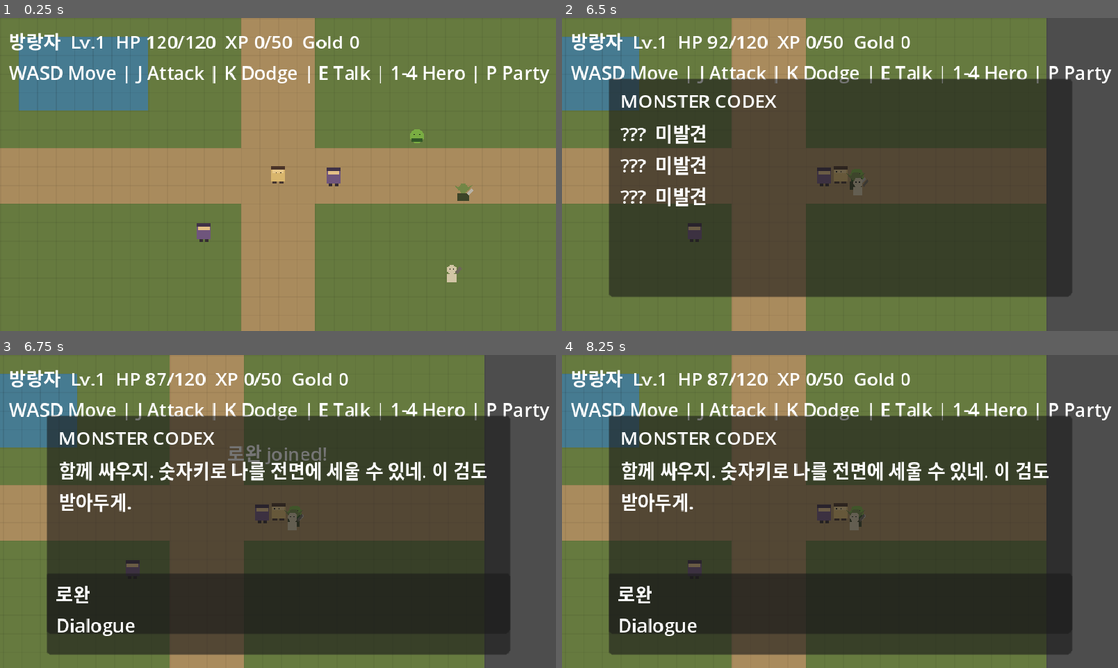
Above: before the commit, frames 1-4 (two rows, left to right).
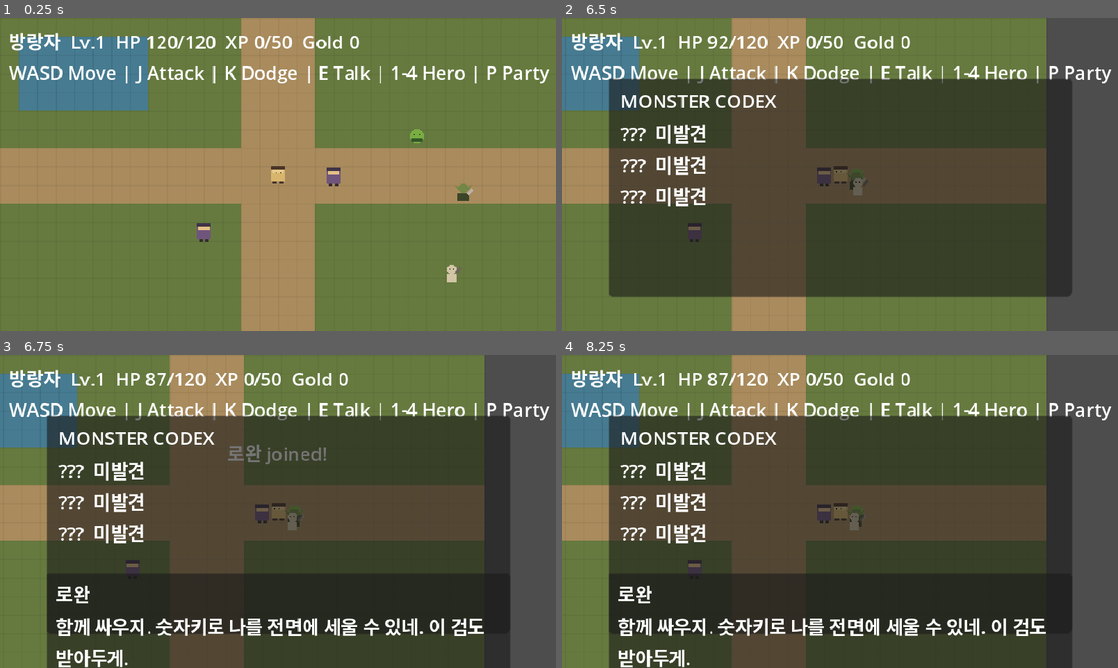
Above: after the commit, the same moments.

Repository: tjqmf14-source/rpg-game-v1
Game: Godot game, scene res://scenes/main.tscn
Two runs of this game, one before a commit and one after it. Both use one fixed random seed, a clock stepped at 60 frames per second and the inputs below.
Inputs (mouse positions are in pixels of both pictures, inside the frame that each line leads up to):
- Up to frame 1 (0.25 s): no input
- Up to frame 2 (6.5 s): tap Enter at 0.5 s; move the mouse to (962, 158) at 0.52 s; hold Right (ui_right) 0.53-1.28 s; tap E at 0.6 s; click (962, 158) at 0.67 s; tap Space at 0.77, 1.52, 3.02, 3.77, 4.52, 6.02 s; move the mouse to (728, 190) at 1.27 s; hold Down (ui_down) 1.28-2.03 s; tap J at 1.35 s; move the mouse to (895, 105) at 2.02 s; hold Right (ui_right) 2.03-2.78 s; tap K at 2.1 s; move the mouse to (812, 237) at 2.77 s; hold Up (ui_up) 2.78-3.53 s; tap 1 at 2.85 s; click (812, 237) at 2.92 s; move the mouse to (1006, 221) at 3.52 s; hold Left (ui_left) 3.53-5.03 s; tap 4 at 3.6 s; move the mouse to (673, 127) at 4.27 s; tap P at 4.35 s; move the mouse to (867, 174) at 5.02 s; hold Down (ui_down) 5.03-5.78 s; tap I at 5.1 s; click (867, 174) at 5.17 s; move the mouse to (756, 96) at 5.77 s; hold Right (ui_right) from 5.78 s (still down); tap C at 5.85 s
- Up to frame 3 (6.75 s): move the mouse to (400, 495) at 6.52 s; release Right (ui_right) at 6.53 s; hold Up (ui_up) from 6.53 s (still down); tap E at 6.6 s
- Up to frame 4 (8.25 s): tap Space at 6.77, 7.25, 7.52 s; move the mouse to (728, 527) at 7.27 s; release Up (ui_up) at 7.28 s; hold Right (ui_right) 7.28-8.03 s; tap J at 7.35 s; click (728, 527) at 7.42 s; tap Enter at 8 s; move the mouse to (895, 442) at 8.02 s; hold Down (ui_down) from 8.03 s (still down); tap K at 8.1 s

Frames 1-2 are identical in both runs. In frame 3, 8.4% of the frame differs, in the area x 8-92%, y 34-100%; in frame 4, 8.4%.

Commit message:
Harden project quality gates v0.4.1
Add runtime smoke, data integrity and gameplay regression gates; sanitize saves; fix data references and UI node conflicts; prioritize a production vertical slice.

Diff:
--- a/data/items.json
+++ b/data/items.json
@@ -2,6 +2,27 @@
   {
     "id": "wild_herb",
     "name": "야생 약초",
+    "type": "material",
+    "rarity": "common",
+    "stack_limit": 99
+  },
+  {
+    "id": "green_gel",
+    "name": "초록 젤",
+    "type": "material",
+    "rarity": "common",
+    "stack_limit": 99
+  },
+  {
+    "id": "worn_coin",
+    "name": "낡은 동전",
+    "type": "material",
+    "rarity": "common",
+    "stack_limit": 99
+  },
+  {
+    "id": "old_bone",
+    "name": "오래된 뼈",
     "type": "material",
     "rarity": "common",
     "stack_limit": 99
--- a/scenes/main.tscn
+++ b/scenes/main.tscn
@@ -173,12 +173,12 @@
 [node name="VBox" type="VBoxContainer" parent="UI/CollectionPanel/Margin"]
 layout_mode = 2
 
-[node name="Title" type="Label" parent="UI/CollectionPanel/Margin/VBox"]
+[node name="CollectionTitle" type="Label" parent="UI/CollectionPanel/Margin/VBox"]
 unique_name_in_owner = true
 layout_mode = 2
 text = "PARTY / HEROES"
 
-[node name="Body" type="Label" parent="UI/CollectionPanel/Margin/VBox"]
+[node name="CollectionBody" type="Label" parent="UI/CollectionPanel/Margin/VBox"]
 unique_name_in_owner = true
 layout_mode = 2
 text = "Collection"
--- a/scripts/core/game_state.gd
+++ b/scripts/core/game_state.gd
@@ -1,4 +1,6 @@
 extends Node
+
+const SAVE_VERSION := 3
 
 signal gold_changed(new_value: int)
 signal hero_unlocked(hero_id: String)
@@ -272,7 +274,7 @@
 
 func to_save_dict() -> Dictionary:
 	return {
-		"version": 3,
+		"version": SAVE_VERSION,
 		"gold": gold,
 		"unlocked_heroes": unlocked_heroes,
 		"current_party": current_party,
@@ -290,31 +292,16 @@
 
 
 func load_from_dict(data: Dictionary) -> void:
-	gold = int(data.get("gold", 0))
-
-	unlocked_heroes.clear()
-	for hero_id in data.get("unlocked_heroes", ["wanderer"]):
-		unlocked_heroes.append(String(hero_id))
-	if unlocked_heroes.is_empty():
-		unlocked_heroes.append("wanderer")
-
-	current_party.clear()
-	for hero_id in data.get("current_party", ["wanderer"]):
-		if String(hero_id) in unlocked_heroes:
-			current_party.append(String(hero_id))
-	if current_party.is_empty():
-		current_party.append("wanderer")
-
+	gold = maxi(0, int(data.get("gold", 0)))
+
+	unlocked_heroes = _sanitize_unlocked_heroes(data.get("unlocked_heroes", ["wanderer"]))
+	current_party = _sanitize_party(data.get("current_party", ["wanderer"]))
 	active_party_index = clampi(int(data.get("active_party_index", 0)), 0, current_party.size() - 1)
-	inventory = Dictionary(data.get("inventory", {})).duplicate(true)
-	monster_codex = Dictionary(data.get("monster_codex", {})).duplicate(true)
-	equipment = Dictionary(data.get("equipment", {})).duplicate(true)
-	world_state = Dictionary(data.get("world_state", world_state)).duplicate(true)
-	if not world_state.has("flags"):
-		world_state["flags"] = {}
-
-	for hero_id in unlocked_heroes:
-		_ensure_equipment(hero_id)
+
+	inventory = _sanitize_inventory(data.get("inventory", {}))
+	monster_codex = _sanitize_monster_codex(data.get("monster_codex", {}))
+	world_state = _sanitize_world_state(data.get("world_state", {}))
+	equipment = _sanitize_equipment(data.get("equipment", {}))
 
 	player_level = maxi(1, int(data.get("player_level", 1)))
 	experience = maxi(0, int(data.get("experience", 0)))
@@ -323,6 +310,8 @@
 	player_hp = clampi(int(data.get("player_hp", player_max_hp)), 1, player_max_hp)
 
 	dialogue_open = false
+	menu_open = false
+
 	gold_changed.emit(gold)
 	player_hp_changed.emit(player_hp, player_max_hp)
 	experience_changed.emit(experience, experience_to_next)
@@ -330,6 +319,158 @@
 	active_hero_changed.emit(get_active_hero_id())
 
 
+func _sanitize_unlocked_heroes(raw_value: Variant) -> Array[String]:
+	var result: Array[String] = ["wanderer"]
+	if typeof(raw_value) != TYPE_ARRAY:
+		return result
+
+	for raw_id in raw_value:
+		var hero_id := String(raw_id)
+		if hero_id == "wanderer":
+			continue
+		if hero_id in result:
+			continue
+		if GameDatabase.get_hero(hero_id).is_empty():
+			continue
+		result.append(hero_id)
+
+	return result
+
+
+func _sanitize_party(raw_value: Variant) -> Array[String]:
+	var result: Array[String] = []
+	if typeof(raw_value) == TYPE_ARRAY:
+		for raw_id in raw_value:
+			var hero_id := String(raw_id)
+			if hero_id not in unlocked_heroes:
+				continue
+			if hero_id in result:
+				continue
+			result.append(hero_id)
+			if result.size() >= 4:
+				break
+
+	if result.is_empty():
+		result.append("wanderer")
+	return result
+
+
+func _sanitize_inventory(raw_value: Variant) -> Dictionary:
+	var result: Dictionary = {}
+	if typeof(raw_value) != TYPE_DICTIONARY:
+		return result
+
+	var raw: Dictionary = raw_value
+	for raw_id in raw.keys():
+		var item_id := String(raw_id)
+		var amount := int(raw[raw_id])
+		if amount <= 0:
+			continue
+		if GameDatabase.get_item(item_id).is_empty():
+			continue
+		var stack_limit := maxi(1, int(GameDatabase.get_item(item_id).get("stack_limit", 99)))
+		result[item_id] = mini(amount, stack_limit)
+
+	return result
+
+
+func _sanitize_monster_codex(raw_value: Variant) -> Dictionary:
+	var result: Dictionary = {}
+	if typeof(raw_value) != TYPE_DICTIONARY:
+		return result
+
+	var raw: Dictionary = raw_value
+	for raw_id in raw.keys():
+		var monster_id := String(raw_id)
+		var defeats := int(raw[raw_id])
+		if defeats <= 0:
+			continue
+		if GameDatabase.get_monster(monster_id).is_empty():
+			continue
+		result[monster_id] = defeats
+
+	return result
+
+
+func _sanitize_world_state(raw_value: Variant) -> Dictionary:
+	var result: Dictionary = {
+		"map_id": "bootstrap_meadow",
+		"player_x": 240.0,
+		"player_y": 135.0,
+		"flags": {}
+	}
+
+	if typeof(raw_value) != TYPE_DICTIONARY:
+		return result
+
+	var raw: Dictionary = raw_value
+	result["map_id"] = String(raw.get("map_id", "bootstrap_meadow"))
+	result["player_x"] = clampf(float(raw.get("player_x", 240.0)), -100000.0, 100000.0)
+	result["player_y"] = clampf(float(raw.get("player_y", 135.0)), -100000.0, 100000.0)
+
+	var clean_flags: Dictionary = {}
+	var raw_flags = raw.get("flags", {})
+	if typeof(raw_flags) == TYPE_DICTIONARY:
+		for raw_flag in raw_flags.keys():
+			if bool(raw_flags[raw_flag]):
+				clean_flags[String(raw_flag)] = true
+	result["flags"] = clean_flags
+
+	return result
+
+
+func _sanitize_equipment(raw_value: Variant) -> Dictionary:
+	var result: Dictionary = {}
+	var raw: Dictionary = {}
+	if typeof(raw_value) == TYPE_DICTIONARY:
+		raw = raw_value
+
+	for hero_id in unlocked_heroes:
+		var clean: Dictionary = {
+			"weapon": "",
+			"armor": "",
+			"relics": []
+		}
+		var hero_raw: Dictionary = {}
+		if raw.has(hero_id) and typeof(raw[hero_id]) == TYPE_DICTIONARY:
+			hero_raw = raw[hero_id]
+
+		var weapon_id := String(hero_raw.get("weapon", ""))
+		if _is_owned_equipment_type(weapon_id, "weapon"):
+			clean["weapon"] = weapon_id
+
+		var armor_id := String(hero_raw.get("armor", ""))
+		if _is_owned_equipment_type(armor_id, "armor"):
+			clean["armor"] = armor_id
+
+		var relics: Array[String] = []
+		var raw_relics = hero_raw.get("relics", [])
+		if typeof(raw_relics) == TYPE_ARRAY:
+			for raw_relic_id in raw_relics:
+				var relic_id := String(raw_relic_id)
+				if relic_id in relics:
+					continue
+				if not _is_owned_equipment_type(relic_id, "relic"):
+					continue
+				relics.append(relic_id)
+				if relics.size() >= 2:
+					break
+		clean["relics"] = relics
+
+		result[hero_id] = clean
+
+	return result
+
+
+func _is_owned_equipment_type(item_id: String, expected_type: String) -> bool:
+	if item_id.is_empty() or get_item_amount(item_id) <= 0:
+		return false
+	var item := GameDatabase.get_item(item_id)
+	if item.is_empty():
+		return false
+	return String(item.get("type", "")) == expected_type
+
+
 func _ensure_equipment(hero_id: String) -> void:
 	if equipment.has(hero_id):
 		return
--- a/scripts/core/save_manager.gd
+++ b/scripts/core/save_manager.gd
@@ -2,10 +2,11 @@
 
 const SAVE_DIR := "user://saves"
 const DEFAULT_SLOT := "autosave"
+const MAX_SAVE_BYTES := 1048576
 
 
 func save_game(slot: String = DEFAULT_SLOT) -> bool:
-	if slot.is_empty():
+	if not _is_valid_slot(slot):
 		return false
 
 	var absolute_dir := ProjectSettings.globalize_path(SAVE_DIR)
@@ -14,18 +15,25 @@
 		push_error("SaveManager: failed to create save directory")
 		return false
 
+	var payload := GameState.to_save_dict()
+	var json_text := JSON.stringify(payload, "\t")
+	if json_text.to_utf8_buffer().size() > MAX_SAVE_BYTES:
+		push_error("SaveManager: save payload exceeds size limit")
+		return false
+
 	var path := "%s/%s.json" % [SAVE_DIR, slot]
 	var file := FileAccess.open(path, FileAccess.WRITE)
 	if file == null:
 		push_error("SaveManager: failed to open save file for writing")
 		return false
 
-	file.store_string(JSON.stringify(GameState.to_save_dict(), "\t"))
+	file.store_string(json_text)
+	file.flush()
 	return true
 
 
 func load_game(slot: String = DEFAULT_SLOT) -> bool:
-	if slot.is_empty():
+	if not _is_valid_slot(slot):
 		return false
 
 	var path := "%s/%s.json" % [SAVE_DIR, slot]
@@ -35,11 +43,28 @@
 	var file := FileAccess.open(path, FileAccess.READ)
 	if file == null:
 		return false
+	if file.get_length() <= 0 or file.get_length() > MAX_SAVE_BYTES:
+		push_error("SaveManager: invalid save file size")
+		return false
 
 	var parsed = JSON.parse_string(file.get_as_text())
 	if typeof(parsed) != TYPE_DICTIONARY:
 		push_error("SaveManager: invalid save data")
 		return false
 
+	var version := int(parsed.get("version", 1))
+	if version < 1 or version > GameState.SAVE_VERSION:
+		push_error("SaveManager: unsupported save version %d" % version)
+		return false
+
 	GameState.load_from_dict(parsed)
 	return true
+
+
+func _is_valid_slot(slot: String) -> bool:
+	if slot.is_empty() or slot.length() > 48:
+		return false
+	for character in slot:
+		if not (character.is_valid_identifier() or character.is_valid_int() or character == "-" or character == "_"):
+			return false
+	return true
--- a/scripts/ui/collection_panel.gd
+++ b/scripts/ui/collection_panel.gd
@@ -1,8 +1,8 @@
 extends PanelContainer
 class_name CollectionPanel
 
-@onready var title_label: Label = %Title
-@onready var body_label: Label = %Body
+@onready var title_label: Label = %CollectionTitle
+@onready var body_label: Label = %CollectionBody
 
 var mode: String = "party"
 
--- /dev/null
+++ b/tests/data_integrity_test.gd
@@ -0,0 +1,137 @@
+extends SceneTree
+
+var failures: Array[String] = []
+
+
+func _init() -> void:
+	call_deferred("_run_tests")
+
+
+func _run_tests() -> void:
+	var heroes := _load_array("res://data/heroes.json")
+	var monsters := _load_array("res://data/monsters.json")
+	var items := _load_array("res://data/items.json")
+
+	var hero_index := _index_records("heroes", heroes)
+	var monster_index := _index_records("monsters", monsters)
+	var item_index := _index_records("items", items)
+
+	_validate_heroes(hero_index)
+	_validate_monsters(monster_index, item_index)
+	_validate_items(item_index)
+
+	_finish()
+
+
+func _load_array(path: String) -> Array:
+	if not FileAccess.file_exists(path):
+		failures.append("Missing data file: %s" % path)
+		return []
+
+	var file := FileAccess.open(path, FileAccess.READ)
+	if file == null:
+		failures.append("Cannot open data file: %s" % path)
+		return []
+
+	var parsed = JSON.parse_string(file.get_as_text())
+	if typeof(parsed) != TYPE_ARRAY:
+		failures.append("Data root must be an array: %s" % path)
+		return []
+
+	return parsed
+
+
+func _index_records(label: String, records: Array) -> Dictionary:
+	var indexed: Dictionary = {}
+	for record in records:
+		if typeof(record) != TYPE_DICTIONARY:
+			failures.append("%s contains a non-dictionary record" % label)
+			continue
+
+		var record_id := String(record.get("id", ""))
+		if record_id.is_empty():
+			failures.append("%s contains an empty id" % label)
+			continue
+		if indexed.has(record_id):
+			failures.append("%s contains duplicate id: %s" % [label, record_id])
+			continue
+		if String(record.get("name", "")).is_empty():
+			failures.append("%s/%s is missing name" % [label, record_id])
+
+		indexed[record_id] = record
+
+	return indexed
+
+
+func _validate_heroes(heroes: Dictionary) -> void:
+	if not heroes.has("wanderer"):
+		failures.append("Starter hero 'wanderer' is missing")
+
+	for hero_id in heroes:
+		var hero: Dictionary = heroes[hero_id]
+		var stats = hero.get("base_stats", {})
+		if typeof(stats) != TYPE_DICTIONARY:
+			failures.append("Hero %s has invalid base_stats" % hero_id)
+			continue
+		for stat_name in ["hp", "attack", "defense", "speed"]:
+			if int(stats.get(stat_name, 0)) <= 0:
+				failures.append("Hero %s has invalid %s" % [hero_id, stat_name])
+
+
+func _validate_monsters(monsters: Dictionary, items: Dictionary) -> void:
+	for monster_id in monsters:
+		var monster: Dictionary = monsters[monster_id]
+		var stats = monster.get("base_stats", {})
+		if typeof(stats) != TYPE_DICTIONARY:
+			failures.append("Monster %s has invalid base_stats" % monster_id)
+		else:
+			for stat_name in ["hp", "attack", "defense", "speed"]:
+				if int(stats.get(stat_name, 0)) <= 0:
+					failures.append("Monster %s has invalid %s" % [monster_id, stat_name])
+
+		var drops = monster.get("drops", [])
+		if typeof(drops) != TYPE_ARRAY:
+			failures.append("Monster %s drops must be an array" % monster_id)
+			continue
+		for raw_drop_id in drops:
+			var drop_id := String(raw_drop_id)
+			if not items.has(drop_id):
+				failures.append("Monster %s references missing drop item: %s" % [monster_id, drop_id])
+
+
+func _validate_items(items: Dictionary) -> void:
+	var valid_types := [
+		"material",
+		"relic_material",
+		"weapon",
+		"armor",
+		"relic",
+		"consumable",
+		"quest"
+	]
+
+	for item_id in items:
+		var item: Dictionary = items[item_id]
+		var item_type := String(item.get("type", ""))
+		if item_type not in valid_types:
+			failures.append("Item %s has invalid type: %s" % [item_id, item_type])
+		if int(item.get("stack_limit", 0)) <= 0:
+			failures.append("Item %s has invalid stack_limit" % item_id)
+
+		var stats = item.get("stats", {})
+		if typeof(stats) == TYPE_DICTIONARY:
+			for stat_name in stats:
+				if int(stats[stat_name]) < 0:
+					failures.append("Item %s has negative stat %s" % [item_id, stat_name])
+
+
+func _finish() -> void:
+	if failures.is_empty():
+		print("DATA INTEGRITY TEST PASS")
+		quit(0)
+		return
+
+	for failure in failures:
+		push_error(failure)
+	print("DATA INTEGRITY TEST FAIL: %d issue(s)" % failures.size())
+	quit(1)
--- /dev/null
+++ b/tests/gameplay_regression_runner.gd
@@ -0,0 +1,156 @@
+extends Node
+
+var failures: Array[String] = []
+
+
+func _ready() -> void:
+	GameDatabase.reload()
+	_test_clean_state()
+	_test_collection_and_equipment()
+	_test_progression()
+	_test_corrupt_save_sanitization()
+	_test_save_round_trip()
+	_finish()
+
+
+func _reset_state() -> void:
+	GameState.load_from_dict({
+		"version": GameState.SAVE_VERSION,
+		"unlocked_heroes": ["wanderer"],
+		"current_party": ["wanderer"],
+		"inventory": {},
+		"monster_codex": {},
+		"equipment": {},
+		"world_state": {
+			"map_id": "bootstrap_meadow",
+			"player_x": 240.0,
+			"player_y": 135.0,
+			"flags": {}
+		}
+	})
+
+
+func _test_clean_state() -> void:
+	_reset_state()
+	_expect(GameState.get_active_hero_id() == "wanderer", "Starter hero must be active")
+	_expect(GameState.current_party.size() == 1, "Clean party must contain exactly one hero")
+	_expect(GameState.gold == 0, "Clean gold must be zero")
+	_expect(GameState.player_hp == GameState.player_max_hp, "Clean HP must be full")
+
+
+func _test_collection_and_equipment() -> void:
+	_reset_state()
+
+	_expect(GameState.unlock_hero("rowan_knight"), "Rowan should unlock")
+	_expect(not GameState.unlock_hero("rowan_knight"), "Duplicate hero unlock must fail")
+	_expect(not GameState.unlock_hero("missing_hero"), "Unknown hero unlock must fail")
+	_expect("rowan_knight" in GameState.current_party, "Unlocked Rowan should join available party slot")
+
+	GameState.add_item("traveler_sword", 1)
+	_expect(GameState.get_item_amount("traveler_sword") == 1, "Known item should enter inventory")
+	GameState.add_item("missing_item", 10)
+	_expect(GameState.get_item_amount("missing_item") == 0, "Unknown item must be rejected")
+	_expect(GameState.equip_item("rowan_knight", "traveler_sword"), "Owned weapon should equip")
+	_expect(GameState.get_equipped_stat_bonus("rowan_knight", "attack") == 4, "Weapon attack bonus must apply")
+
+	GameState.record_monster_defeat("meadow_slime")
+	GameState.record_monster_defeat("meadow_slime")
+	GameState.record_monster_defeat("missing_monster")
+	_expect(GameState.get_monster_defeats("meadow_slime") == 2, "Monster codex must count valid defeats")
+	_expect(GameState.get_monster_defeats("missing_monster") == 0, "Unknown monster must not enter codex")
+
+
+func _test_progression() -> void:
+	_reset_state()
+	var old_max_hp := GameState.player_max_hp
+	GameState.add_experience(GameState.experience_to_next)
+	_expect(GameState.player_level == 2, "Enough XP should level player")
+	_expect(GameState.experience == 0, "Exact level threshold should leave zero XP")
+	_expect(GameState.player_max_hp == old_max_hp + 10, "Level-up should increase max HP")
+	_expect(GameState.player_hp == GameState.player_max_hp, "Level-up should heal to full")
+
+
+func _test_corrupt_save_sanitization() -> void:
+	GameState.dialogue_open = true
+	GameState.menu_open = true
+	GameState.load_from_dict({
+		"version": GameState.SAVE_VERSION,
+		"gold": -500,
+		"unlocked_heroes": ["wanderer", "missing_hero", "wanderer", "rowan_knight"],
+		"current_party": ["missing_hero", "rowan_knight", "rowan_knight", "wanderer"],
+		"active_party_index": 99,
+		"inventory": {
+			"traveler_sword": 7,
+			"wind_charm": 1,
+			"wild_herb": -4,
+			"missing_item": 99
+		},
+		"monster_codex": {
+			"meadow_slime": 3,
+			"missing_monster": 8
+		},
+		"equipment": {
+			"rowan_knight": {
+				"weapon": "traveler_sword",
+				"armor": "missing_item",
+				"relics": ["wind_charm", "wind_charm", "missing_item"]
+			}
+		},
+		"world_state": {
+			"map_id": "bootstrap_meadow",
+			"player_x": 999999999.0,
+			"player_y": -999999999.0,
+			"flags": {"valid_flag": true, "false_flag": false}
+		}
+	})
+
+	_expect(GameState.gold == 0, "Negative gold must be sanitized")
+	_expect(GameState.unlocked_heroes == ["wanderer", "rowan_knight"], "Invalid and duplicate heroes must be removed")
+	_expect(GameState.current_party == ["rowan_knight", "wanderer"], "Party must remove invalid and duplicate heroes")
+	_expect(GameState.active_party_index == 1, "Active party index must be clamped")
+	_expect(GameState.get_item_amount("traveler_sword") == 1, "Inventory must respect stack_limit")
+	_expect(GameState.get_item_amount("wild_herb") == 0, "Negative inventory amount must be removed")
+	_expect(GameState.get_item_amount("missing_item") == 0, "Unknown inventory item must be removed")
+	_expect(GameState.get_monster_defeats("meadow_slime") == 3, "Valid codex progress must survive")
+	_expect(GameState.get_monster_defeats("missing_monster") == 0, "Invalid codex entry must be removed")
+
+	var gear := GameState.get_equipment("rowan_knight")
+	_expect(String(gear.get("weapon", "")) == "traveler_sword", "Valid owned weapon must survive sanitation")
+	_expect(String(gear.get("armor", "")).is_empty(), "Invalid armor must be removed")
+	var relics: Array = gear.get("relics", [])
+	_expect(relics.size() == 1 and String(relics[0]) == "wind_charm", "Relics must be valid unique and capped")
+	_expect(GameState.get_player_position() == Vector2(100000.0, -100000.0), "Extreme player position must be clamped")
+	_expect(not GameState.dialogue_open and not GameState.menu_open, "Transient UI state must reset on load")
+
+
+func _test_save_round_trip() -> void:
+	_reset_state()
+	GameState.add_gold(37)
+	GameState.add_item("wild_herb", 2)
+
+	_expect(not SaveManager.save_game("../invalid"), "Unsafe save slot must be rejected")
+	_expect(SaveManager.save_game("ci-regression"), "Regression save should succeed")
+
+	GameState.add_gold(1000)
+	GameState.add_item("wild_herb", 10)
+
+	_expect(SaveManager.load_game("ci-regression"), "Regression load should succeed")
+	_expect(GameState.gold == 37, "Save/load must restore gold")
+	_expect(GameState.get_item_amount("wild_herb") == 2, "Save/load must restore inventory")
+
+
+func _expect(condition: bool, message: String) -> void:
+	if not condition:
+		failures.append(message)
+
+
+func _finish() -> void:
+	if failures.is_empty():
+		print("GAMEPLAY REGRESSION TEST PASS")
+		get_tree().quit(0)
+		return
+
+	for failure in failures:
+		push_error(failure)
+	print("GAMEPLAY REGRESSION TEST FAIL: %d issue(s)" % failures.size())
+	get_tree().quit(1)
--- /dev/null
+++ b/tests/gameplay_regression_runner.tscn
@@ -0,0 +1,6 @@
+[gd_scene load_steps=2 format=3]
+
+[ext_resource type="Script" path="res://tests/gameplay_regression_runner.gd" id="1"]
+
+[node name="GameplayRegressionRunner" type="Node"]
+script = ExtResource("1")
--- /dev/null
+++ b/tests/smoke_runner.gd
@@ -0,0 +1,60 @@
+extends Node
+
+var failures: Array[String] = []
+
+
+func _ready() -> void:
+	GameDatabase.reload()
+	_check_database()
+	_check_main_scene()
+	await get_tree().process_frame
+	await get_tree().process_frame
+	_finish()
+
+
+func _check_database() -> void:
+	if GameDatabase.heroes.is_empty():
+		failures.append("GameDatabase heroes failed to load")
+	if GameDatabase.monsters.is_empty():
+		failures.append("GameDatabase monsters failed to load")
+	if GameDatabase.items.is_empty():
+		failures.append("GameDatabase items failed to load")
+
+
+func _check_main_scene() -> void:
+	var packed := load("res://scenes/main.tscn") as PackedScene
+	if packed == null:
+		failures.append("Main scene failed to load")
+		return
+
+	var instance := packed.instantiate()
+	if instance == null:
+		failures.append("Main scene failed to instantiate")
+		return
+
+	add_child(instance)
+
+	var player := instance.get_node_or_null("Player")
+	var slime := instance.get_node_or_null("Slime")
+	var collection_panel := instance.get_node_or_null("UI/CollectionPanel")
+
+	if instance.get_script() == null:
+		failures.append("Main root script is missing or failed to compile")
+	if player == null or player.get_script() == null or not player.has_method("take_damage"):
+		failures.append("Player script is missing or failed to compile")
+	if slime == null or slime.get_script() == null or not slime.has_method("take_damage"):
+		failures.append("Enemy script is missing or failed to compile")
+	if collection_panel == null or collection_panel.get_script() == null:
+		failures.append("Collection panel script is missing or failed to compile")
+
+
+func _finish() -> void:
+	if failures.is_empty():
+		print("RUNTIME SMOKE TEST PASS")
+		get_tree().quit(0)
+		return
+
+	for failure in failures:
+		push_error(failure)
+	print("RUNTIME SMOKE TEST FAIL: %d issue(s)" % failures.size())
+	get_tree().quit(1)
--- /dev/null
+++ b/tests/smoke_runner.tscn
@@ -0,0 +1,6 @@
+[gd_scene load_steps=2 format=3]
+
+[ext_resource type="Script" path="res://tests/smoke_runner.gd" id="1"]
+
+[node name="SmokeRunner" type="Node"]
+script = ExtResource("1")
--- a/tests/smoke_test.gd
+++ /dev/null
@@ -1,64 +0,0 @@
-extends SceneTree
-
-var failures: Array[String] = []
-
-
-func _init() -> void:
-	_check_required_file("res://project.godot")
-	_check_required_file("res://scenes/main.tscn")
-	_check_required_file("res://scripts/core/save_manager.gd")
-	_check_required_file("res://scripts/interaction/interaction_sensor.gd")
-	_check_required_file("res://scripts/interaction/interactable_npc.gd")
-	_check_required_file("res://scripts/ui/dialogue_box.gd")
-	_check_required_file("res://scripts/combat/enemy_controller.gd")
-	_check_required_file("res://scripts/ui/collection_panel.gd")
-	_check_json_array("res://data/heroes.json")
-	_check_json_array("res://data/monsters.json")
-	_check_json_array("res://data/items.json")
-	_check_main_scene()
-
-	if failures.is_empty():
-		print("SMOKE TEST PASS")
-		quit(0)
-		return
-
-	for failure in failures:
-		push_error(failure)
-	print("SMOKE TEST FAIL: %d issue(s)" % failures.size())
-	quit(1)
-
-
-func _check_required_file(path: String) -> void:
-	if not FileAccess.file_exists(path):
-		failures.append("Missing required file: %s" % path)
-
-
-func _check_json_array(path: String) -> void:
-	if not FileAccess.file_exists(path):
-		failures.append("Missing JSON file: %s" % path)
-		return
-
-	var file := FileAccess.open(path, FileAccess.READ)
-	if file == null:
-		failures.append("Cannot open JSON file: %s" % path)
-		return
-
-	var parsed = JSON.parse_string(file.get_as_text())
-	if typeof(parsed) != TYPE_ARRAY:
-		failures.append("JSON root must be an array: %s" % path)
-	elif parsed.is_empty():
-		failures.append("JSON must contain at least one record: %s" % path)
-
-
-func _check_main_scene() -> void:
-	var packed := load("res://scenes/main.tscn") as PackedScene
-	if packed == null:
-		failures.append("Main scene failed to load")
-		return
-
-	var instance := packed.instantiate()
-	if instance == null:
-		failures.append("Main scene failed to instantiate")
-		return
-
-	instance.free()
Not shown, changed: .github/workflows/validate.yml
Not shown, changed: docs/GAME_DESIGN.md
Not shown, added: docs/QUALITY_GATE.md
Not shown, changed: docs/ROADMAP.md
